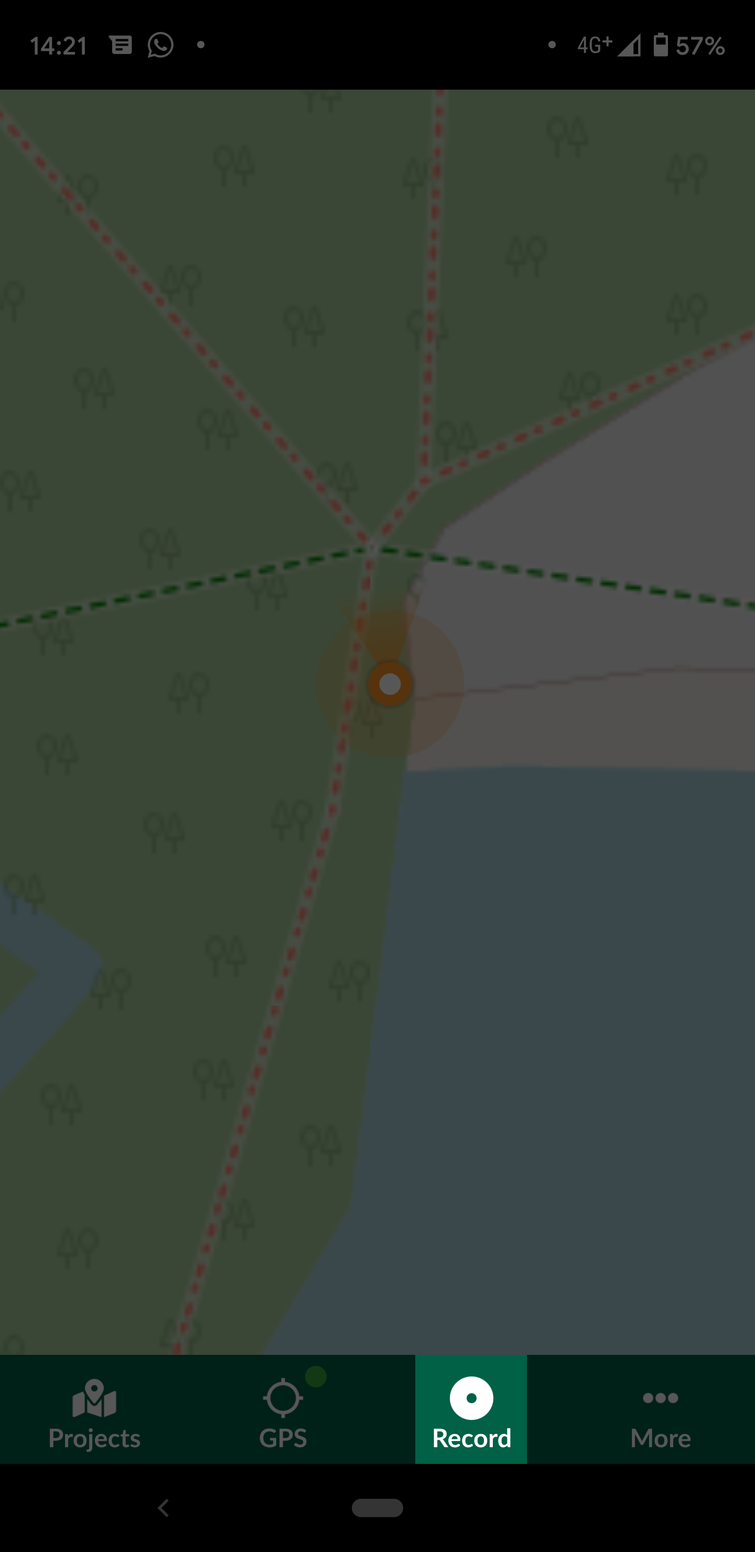
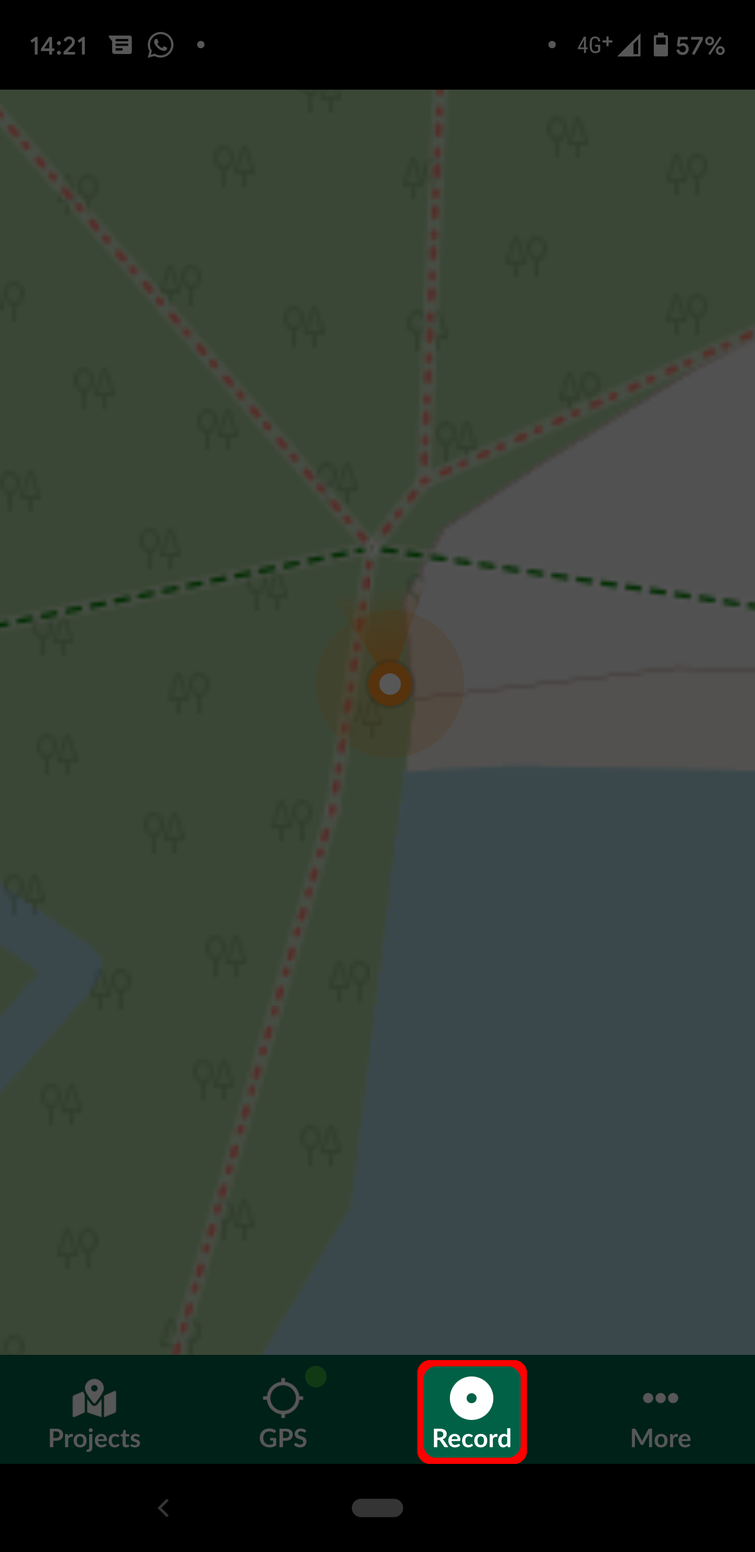
Layered file, before and after one edit (755x1552). Changes by layer:
added layer "Red" above "Black" over bbox(417, 1360, 528, 1465)
painted on "Black" over bbox(415, 1355, 528, 1465)
